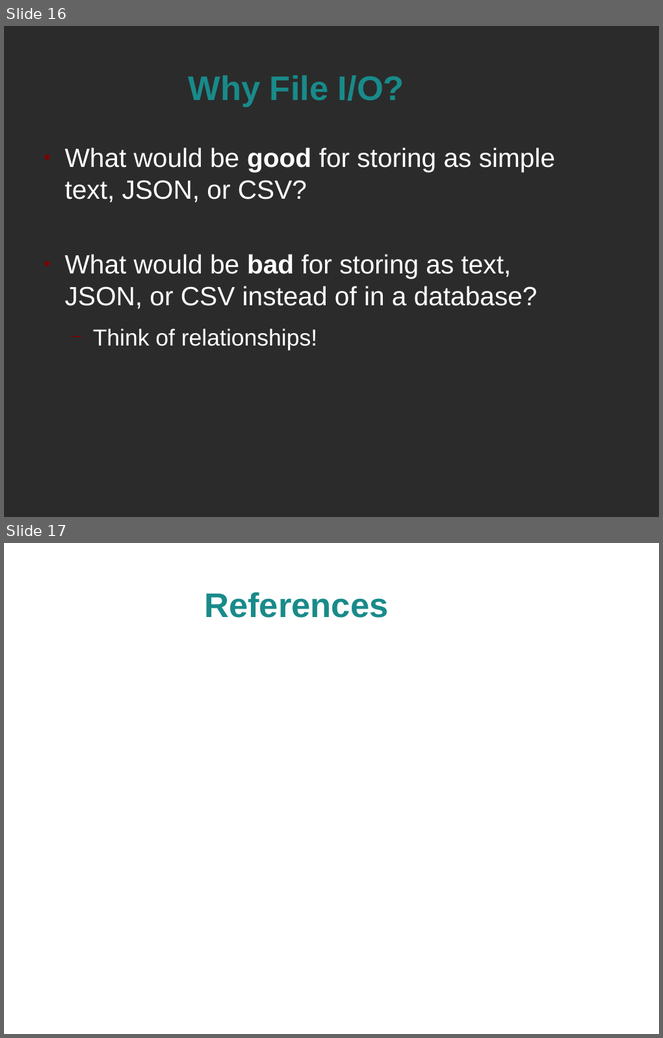
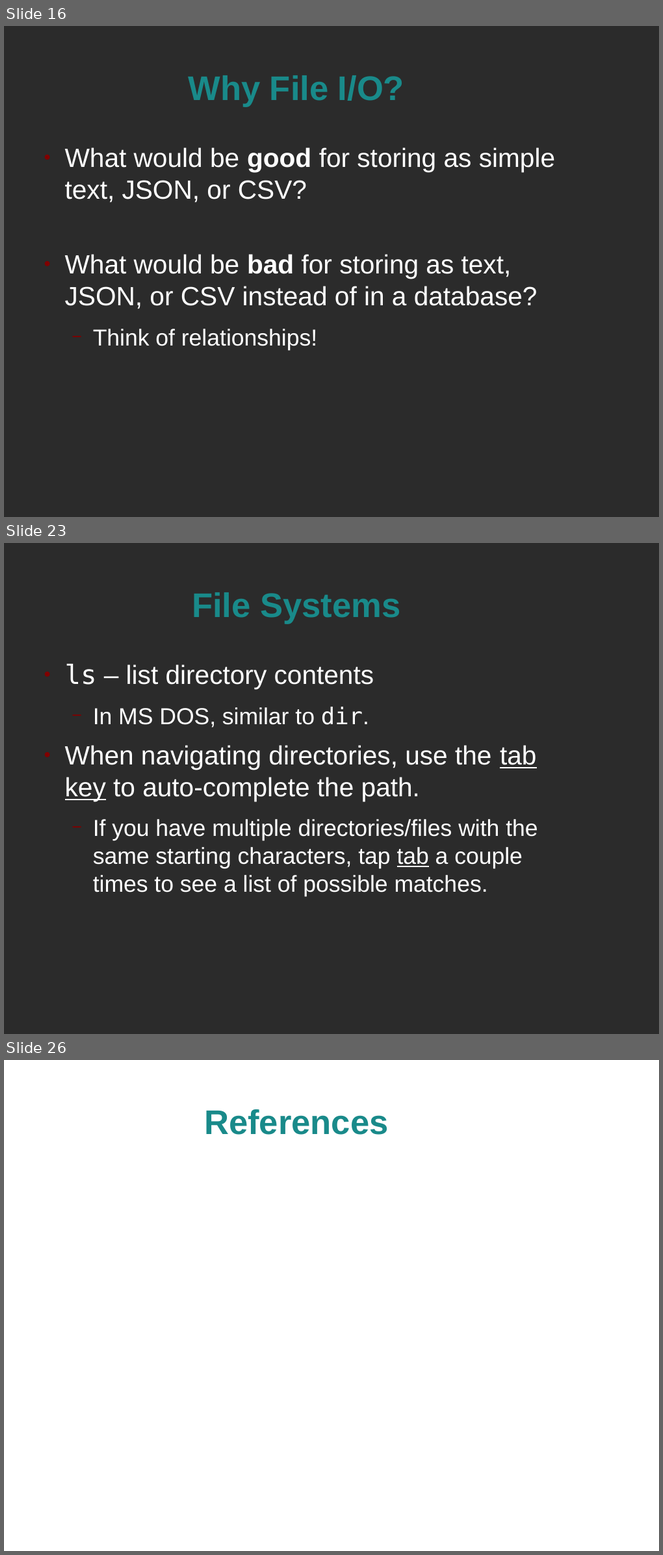
Before and after one commit to spellbindguy/Web-Development, a slide deck: Lectures/05 PHP/PHP and File IO.odp. Shown one above the other, each under a label of ours: slides 16 and 17 before the commit, slides 16, 23 and 26 after it; the slides between them are not shown. The pictures are 663x1038 and 663x1555 pixels, drawn with LibreOffice and Linux fonts; fonts in the diff are those of the drawing; background and template pictures are left out; a plain dark background stands for a picture behind light text. Boxes give left, top, right and bottom in pixels: in the first picture for what was removed or moved away, otherwise in the second. Text is boxed around its words. In the diff, an @@ line names an element or a change of style, - is before the commit and + after.

```diff
--- a/Lectures/05 PHP/PHP and File IO.odp
+++ b/Lectures/05 PHP/PHP and File IO.odp
@@ slide 23 added at box(4, 543, 659, 1034), background picture (left out) @@
@@ title added at box(192, 592, 400, 624), 41.4 pt, text #198A8A, bold @@
+File Systems
@@ text added at box(65, 664, 538, 897), 28 pt, text #FFFFFF @@
+● ls – list directory contents
+  − In MS DOS, similar to dir.
+● When navigating directories, use the tab key to auto-complete the path.
+  − If you have multiple directories/files with the same starting characters, tap tab a couple times to see a list of possible matches.
@@ what was slide 17 is now slide 26 @@
```
Also in this commit, not shown: 8 other slides added, 1 other file.
